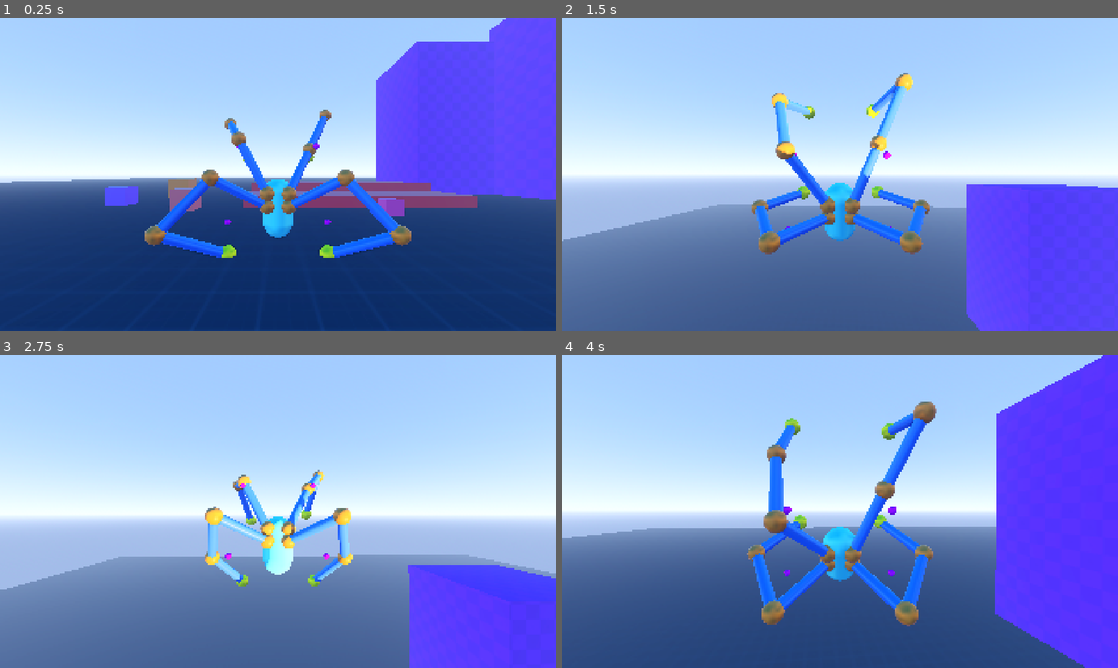
Above: before the commit, frames 1-4 (two rows, left to right).
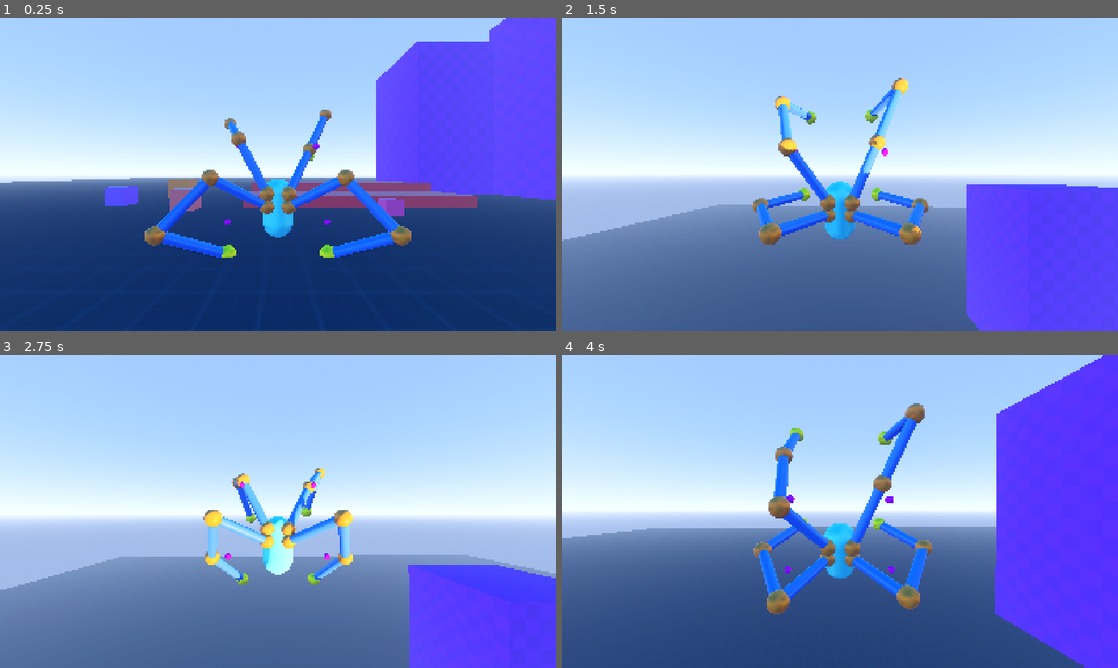
Above: after the commit, the same moments.

Repository: lliamsymonds04/doc-oc
Game: Godot game, scene res://main.tscn
The game is run twice, just before and just after one commit, with the same random seed, the same clock (stepped at 60 frames per second) and the same inputs.
Inputs (mouse positions are in pixels of both pictures, inside the frame that each line leads up to):
- Up to frame 1 (0.25 s): no input
- Up to frame 2 (1.5 s): move the mouse to (867, 174) at 0.52 s; hold W (forward) from 0.53 s (still down); tap Space (jump) at 0.77 s; move the mouse to (812, 174) at 1.27 s
- Up to frame 3 (2.75 s): keep holding W (forward); tap Space (jump) at 1.52 s; move the mouse to (289, 505) at 2.02 s
- Up to frame 4 (4 s): keep holding W (forward); move the mouse to (834, 517) at 2.77 s; tap Space (jump) at 3.02, 3.77 s; move the mouse to (878, 514) at 3.52 s

The runs differ from the first frame. In frame 1, less than 0.1% of the frame differs, in the area x 27-73%, y 29-73%; in frame 2, 3.7%; in frame 3, 1.1%; in frame 4, 6.7%, in the area x 33-94%, y 3-94%.

Commit message:
feat: tilt limits in air state

Diff:
--- a/systems/player/states/air_state.gd
+++ b/systems/player/states/air_state.gd
@@ -3,6 +3,11 @@
 
 const HAND_VELOCITY_OFFSET_SCALE: float = 0.05
 const HAND_VELOCITY_OFFSET_MAX: float = 1.0
+
+const TILT_PIVOT_ROTATION_SPEED: float = 60.0
+const TILT_PIVOT_ROTATION_SCALE : float = 0.02
+const TILT_FORWARD_LIMIT: float = deg_to_rad(30.0)
+const TILT_BACKWARD_LIMIT: float = deg_to_rad(30.0)
 
 func enter() -> void:
 	var p := player
@@ -23,13 +28,18 @@
 
 	p.velocity += p.get_gravity() * dt
 
-	var velocityRotation := p.velocity.y/40
+	var velocityRotation := p.velocity.y * TILT_PIVOT_ROTATION_SCALE
+
+	if velocityRotation < -TILT_FORWARD_LIMIT:
+		velocityRotation = -TILT_FORWARD_LIMIT
+	if velocityRotation > TILT_BACKWARD_LIMIT:
+		velocityRotation = TILT_BACKWARD_LIMIT
 
 	p.rotation.y = p.camera_controller.global_rotation.y
 	p.camera_controller.rotation.y = 0
 
 	var current_rot_x := p.tilt_pivot.rotation.x
-	var new_rot_x = lerp(current_rot_x, velocityRotation, dt * 60.0)
+	var new_rot_x = lerp(current_rot_x, velocityRotation, dt * TILT_PIVOT_ROTATION_SPEED)
 	p.tilt_pivot.rotation.x = new_rot_x
 
 	var mount_hit_positions: Dictionary
